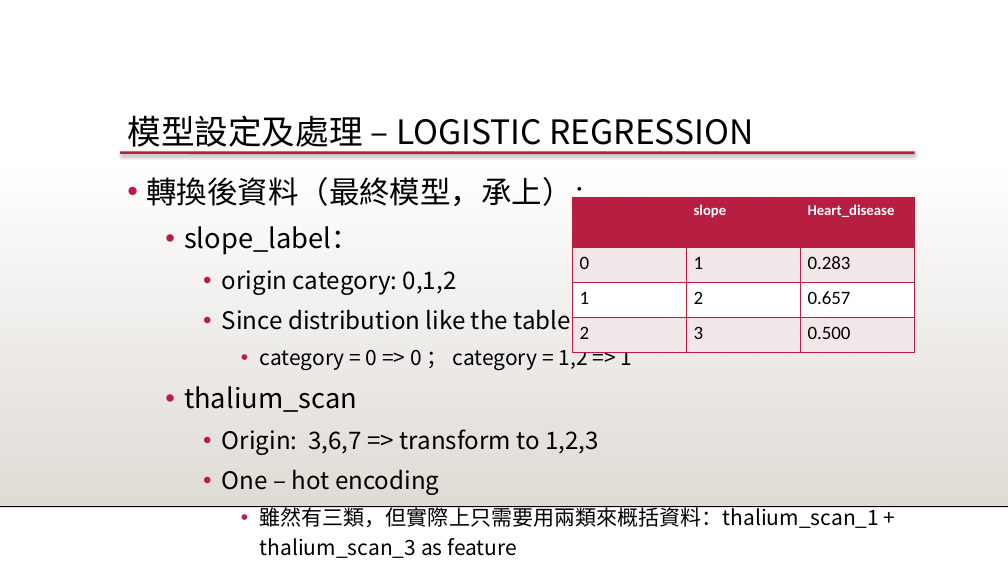
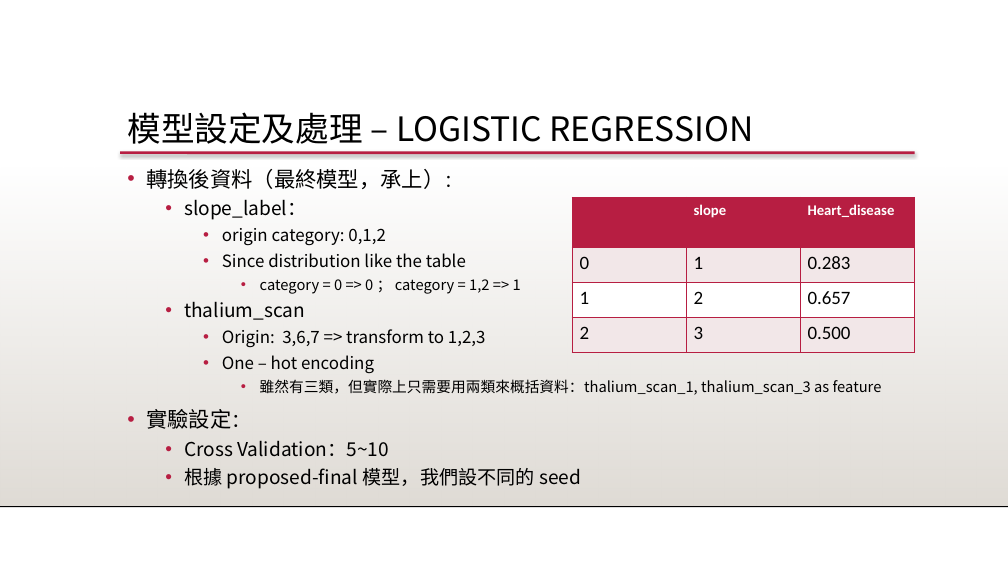
Before and after one commit to 1082-datascience/finalproject-finalproject-1082ds_group3, a slide deck: slide 32 of docs/1082_datascience_FP_3.pptx (slide 31 before the commit). Drawn at 1008x567 pixels with LibreOffice and Linux fonts; fonts in the diff are those of the drawing; background and template pictures are left out. Boxes give left, top, right and bottom in pixels: in the first picture for what was removed or moved away, otherwise in the second. Text is boxed around its words. In the diff, an @@ line names an element or a change of style, - is before the commit and + after.

```diff
--- a/docs/1082_datascience_FP_3.pptx
+++ b/docs/1082_datascience_FP_3.pptx
@@ text "模型設定及處理 – LOGISTIC REGRESSION" at (127,112,753,144): line spacing 0.9 to 0.8 @@
@@ text at (146,169,581,489): size 29 to 20.3 pt in "轉換後資料（最終模型，承上）：", "實驗設定："; size 24 to 16.8 pt in "轉換後資料（最終模型，承上）："; size 26 to 18.2 pt in "slope_label：", "thalium_scan", "實驗設定：", "Cross Validation：5~10" and 1 more places; size 23 to 16.1 pt in "origin category: 0,1,2", "Since distribution like the table", "Origin: 3,6,7 => transform to 1,2,3", "One – hot encoding"; size 20 to 14 pt in "category = 0 => 0 ； category ..."; line spacing 1.2 to 1 @@
@@ text at (260,379,882,395): text changed; size 20 to 14 pt @@
-      • 雖然有三類，但實際上只需要用兩類來概括資料：thalium_scan_1 + thalium_scan_3 as feature
+      • 雖然有三類，但實際上只需要用兩類來概括資料：thalium_scan_1, thalium_scan_3 as feature
```
Also in this commit, not shown: 38 other slides changed.
